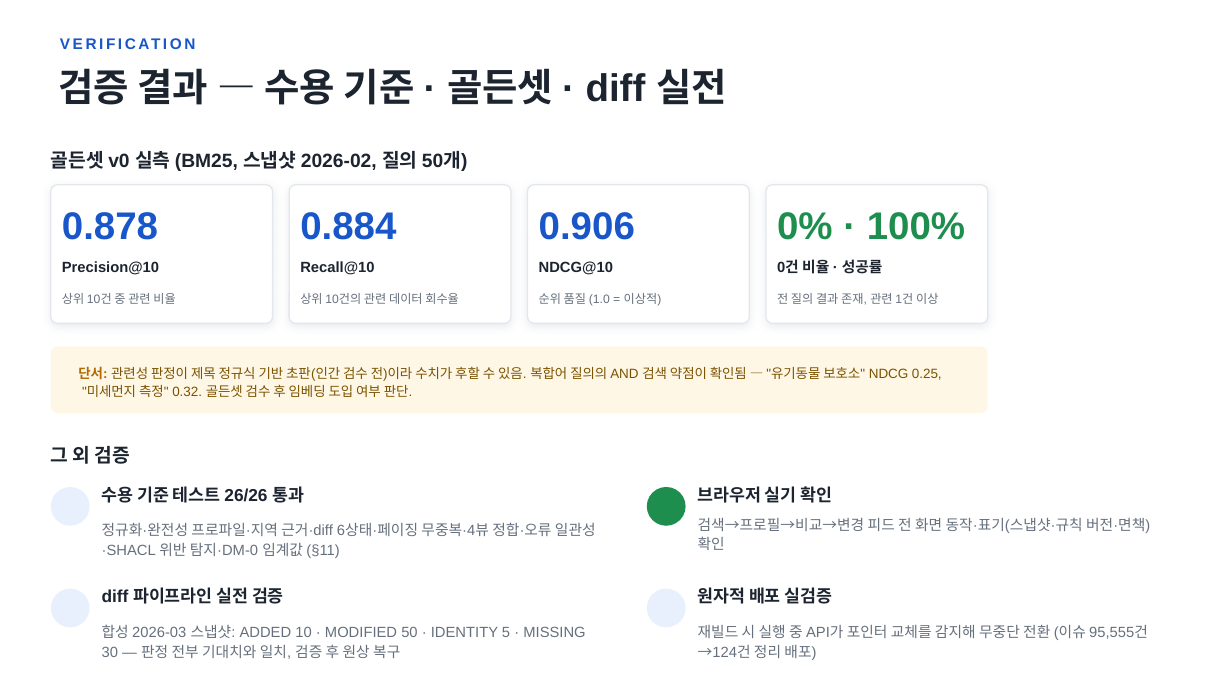
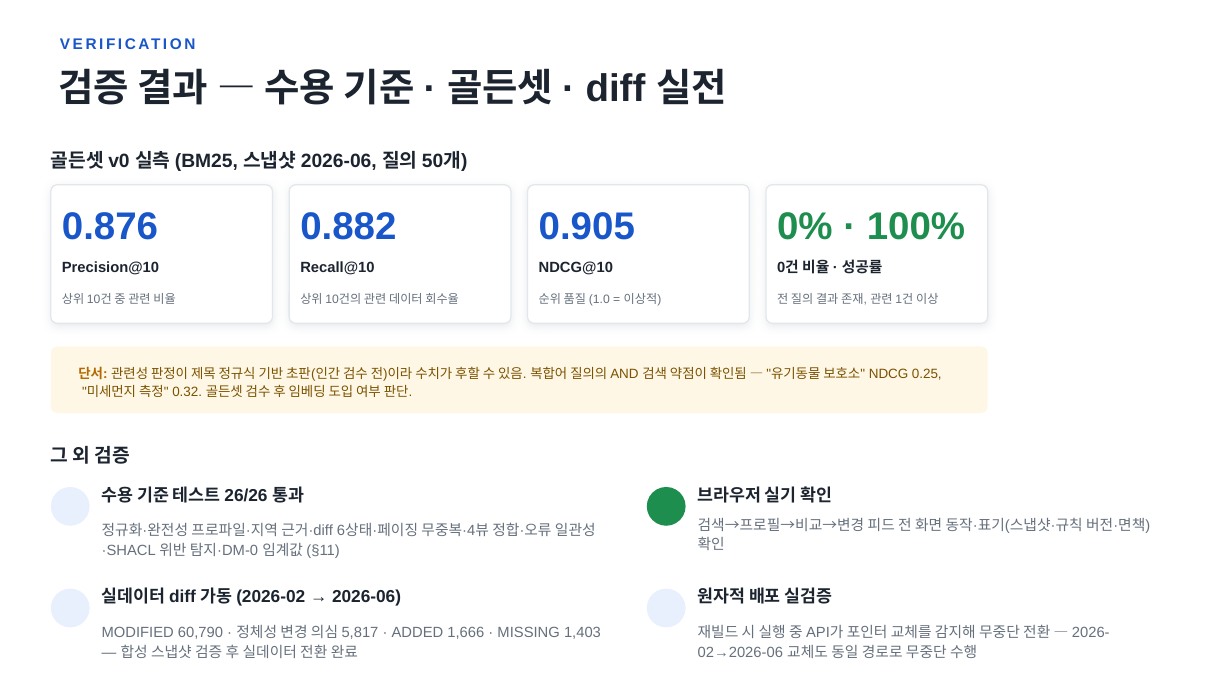
Before and after one commit to haklaekim/public-data-lens, a slide deck: slide 5 of docs/공공데이터_내비게이터_구현정리_v1.0.pptx. Drawn at 1232x693 pixels with LibreOffice and Linux fonts; fonts in the diff are those of the drawing; background and template pictures are left out. Boxes give left, top, right and bottom in pixels: in the first picture for what was removed or moved away, otherwise in the second. Text is boxed around its words. In the diff, an @@ line names an element or a change of style, - is before the commit and + after.

```diff
--- a/docs/공공데이터_내비게이터_구현정리_v1.0.pptx
+++ b/docs/공공데이터_내비게이터_구현정리_v1.0.pptx
@@ text at [51, 151, 468, 171]: text changed @@
-골든셋 v0 실측 (BM25, 스냅샷 2026-02, 질의 50개)
+골든셋 v0 실측 (BM25, 스냅샷 2026-06, 질의 50개)
@@ text at [62, 212, 158, 240]: text changed @@
-0.878
+0.876
@@ text at [300, 212, 396, 240]: text changed @@
-0.884
+0.882
@@ text at [539, 212, 635, 240]: text changed @@
-0.906
+0.905
@@ text at [102, 587, 401, 606]: text changed @@
-diff 파이프라인 실전 검증
+실데이터 diff 가동 (2026-02 → 2026-06)
@@ text at [102, 625, 601, 658]: text changed @@
-합성 2026-03 스냅샷: ADDED 10 · MODIFIED 50 · IDENTITY 5 · MISSING 30 — 판정 전부 기대치와 일치, 검증 후 원상 복구
+MODIFIED 60,790 · 정체성 변경 의심 5,817 · ADDED 1,666 · MISSING 1,403 — 합성 스냅샷 검증 후 실데이터 전환 완료
@@ text at [698, 624, 1110, 658]: text changed @@
-재빌드 시 실행 중 API가 포인터 교체를 감지해 무중단 전환 (이슈 95,555건→124건 정리 배포)
+재빌드 시 실행 중 API가 포인터 교체를 감지해 무중단 전환 — 2026-02→2026-06 교체도 동일 경로로 무중단 수행
```
Also in this commit, not shown: 6 other slides changed, 3 other files.
